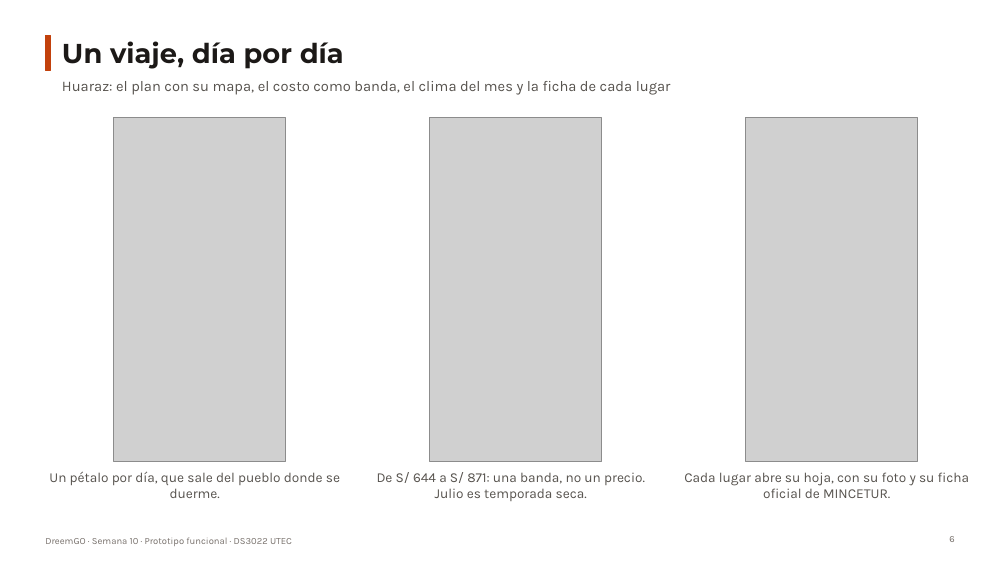
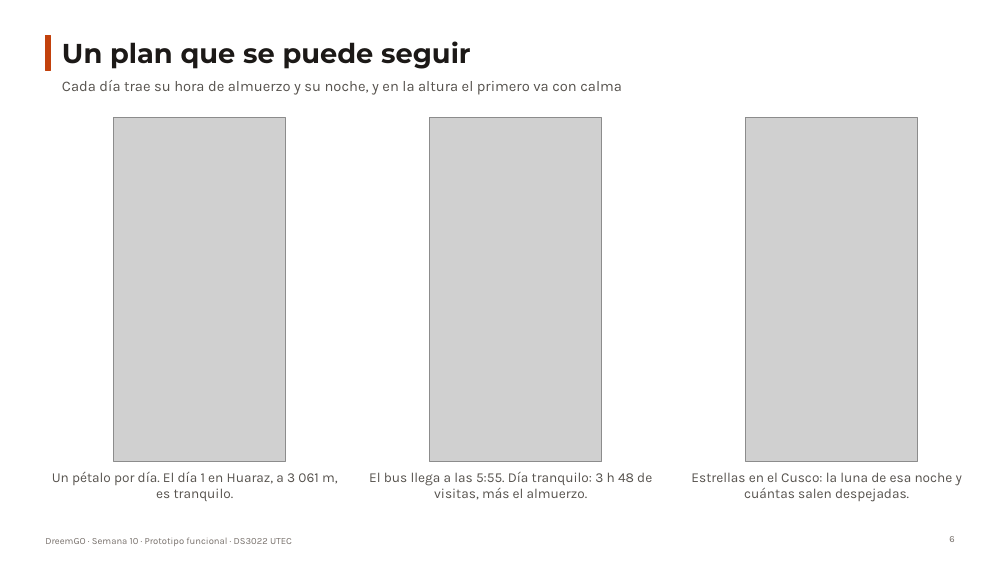
Before and after one commit to oswaldoaqm/Alejandros-Team, a slide deck: slide 6 of deliveries/week10/PresentationWeek10.pptx. Drawn at 1008x567 pixels with LibreOffice and Linux fonts; fonts in the diff are those of the drawing; grey boxes stand for pictures. Boxes give left, top, right and bottom in pixels: in the first picture for what was removed or moved away, otherwise in the second. Text is boxed around its words. In the diff, an @@ line names an element or a change of style, - is before the commit and + after.

```diff
--- a/deliveries/week10/PresentationWeek10.pptx
+++ b/deliveries/week10/PresentationWeek10.pptx
@@ title at [62,41,471,69]: text changed @@
-Un viaje, día por día
+Un plan que se puede seguir
@@ text at [62,80,622,95]: text changed @@
-Huaraz: el plan con su mapa, el costo como banda, el clima del mes y la ficha de cada lugar
+Cada día trae su hora de almuerzo y su noche, y en la altura el primero va con calma
@@ text at [52,472,338,501]: text changed @@
-Un pétalo por día, que sale del pueblo donde se duerme.
+Un pétalo por día. El día 1 en Huaraz, a 3 061 m, es tranquilo.
@@ text at [369,472,652,500]: text changed @@
-De S/ 644 a S/ 871: una banda, no un precio. Julio es temporada seca.
+El bus llega a las 5:55. Día tranquilo: 3 h 48 de visitas, más el almuerzo.
@@ text at [691,472,962,502]: text changed @@
-Cada lugar abre su hoja, con su foto y su ficha oficial de MINCETUR.
+Estrellas en el Cusco: la luna de esa noche y cuántas salen despejadas.
```
Also in this commit, not shown: 17 other slides changed, 2 slides added, 1 slide removed, 1 other file.
